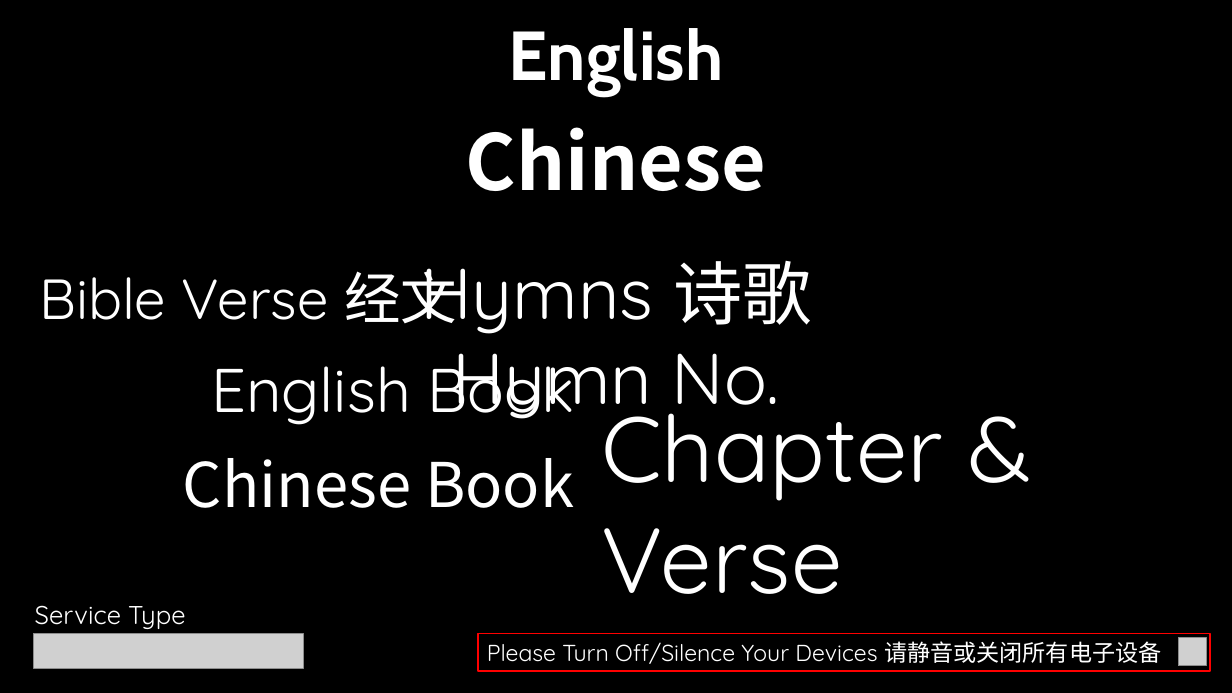
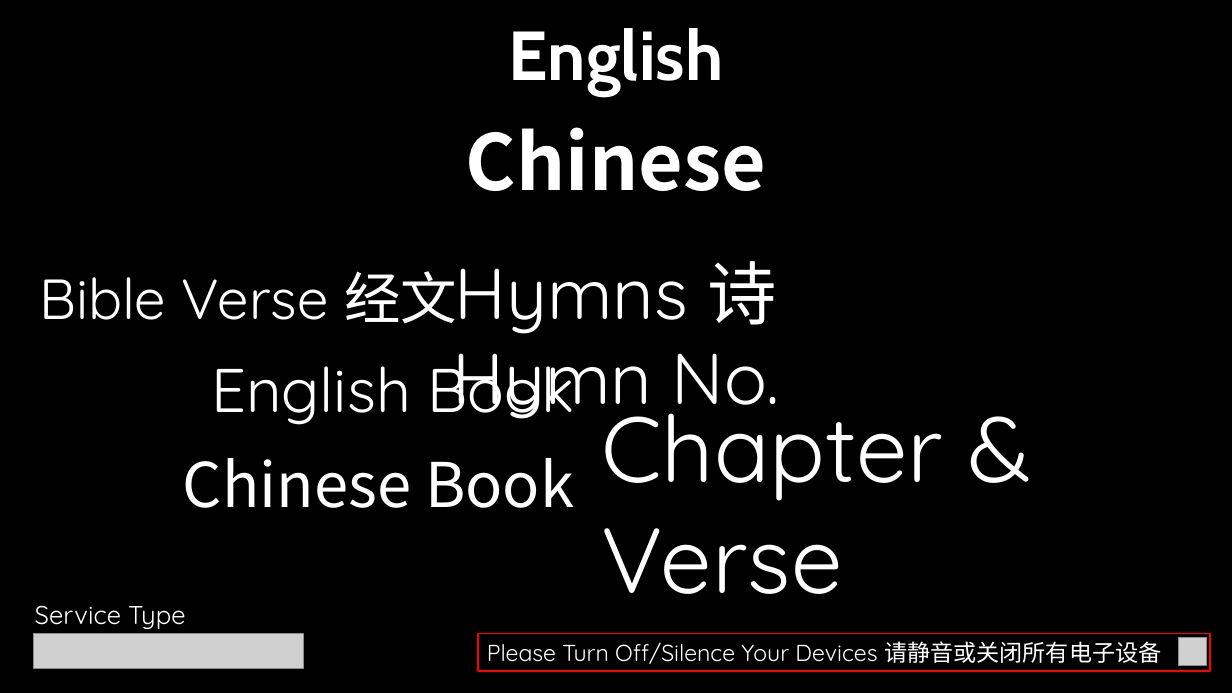
Before and after one commit to calebchanwy/tjc-powerpoint, a slide deck: slide 1 of TJCPowerPoint/bin/Debug/Files/ServiceWidescreen.pptx. Drawn at 1232x693 pixels with LibreOffice and Linux fonts; fonts in the diff are those of the drawing; grey boxes stand for pictures. Boxes give left, top, right and bottom in pixels: in the first picture for what was removed or moved away, otherwise in the second. Text is boxed around its words. In the diff, an @@ line names an element or a change of style, - is before the commit and + after.

```diff
--- a/TJCPowerPoint/bin/Debug/Files/ServiceWidescreen.pptx
+++ b/TJCPowerPoint/bin/Debug/Files/ServiceWidescreen.pptx
@@ text at (x1=455, y1=261, x2=777, y2=334): text changed @@
-Hymns 诗歌
+Hymns 诗
```
Also in this commit, not shown: 12 other files.
